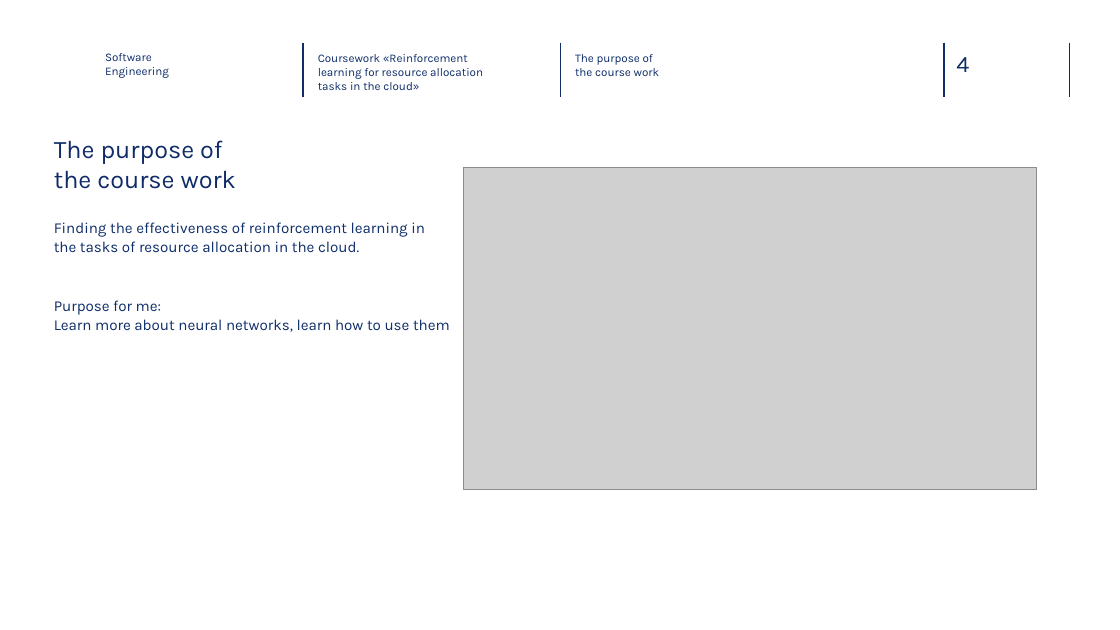
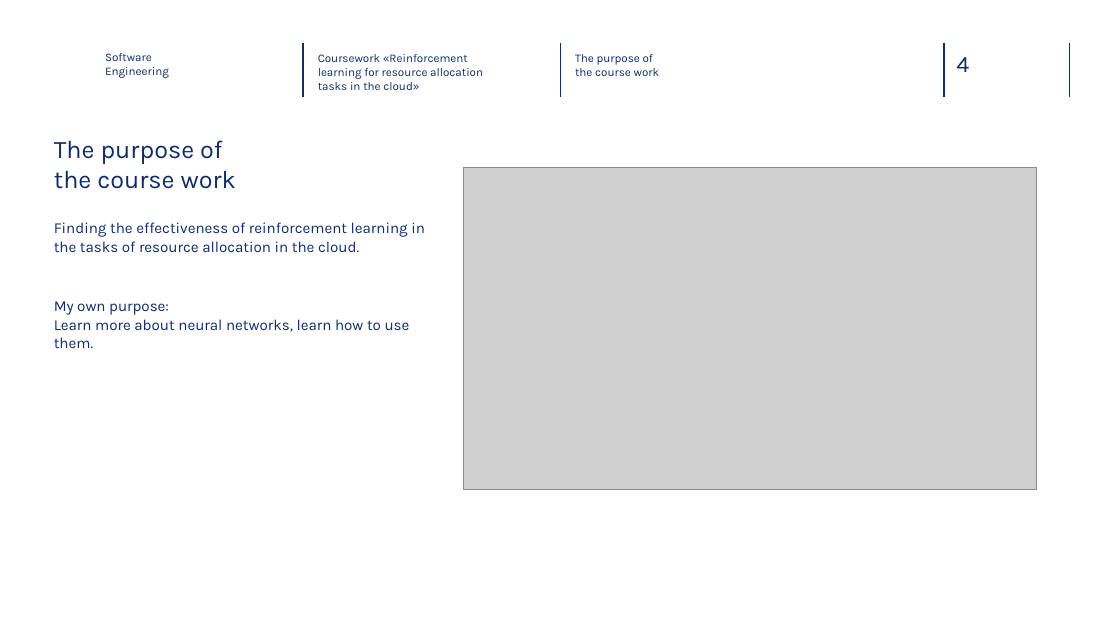
Before and after one commit to NikPeg/Reinforcement-learning-for-resource-allocation-tasks-in-the-cloud, a slide deck: slide 4 of Presentation.pptx. Drawn at 1120x630 pixels with LibreOffice and Linux fonts; fonts in the diff are those of the drawing; grey boxes stand for pictures; background and template pictures are left out. Boxes give left, top, right and bottom in pixels: in the first picture for what was removed or moved away, otherwise in the second. Text is boxed around its words. In the diff, an @@ line names an element or a change of style, - is before the commit and + after.

Commit message:
Add some remarks in coursework text

```diff
--- a/Presentation.pptx
+++ b/Presentation.pptx
@@ text at (54, 301, 410, 348): text changed @@
-Purpose for me:
-Learn more about neural networks, learn how to use them
+My own purpose:
+Learn more about neural networks, learn how to use them.
```
Also in this commit, not shown: 4 other slides changed, 7 other files.
